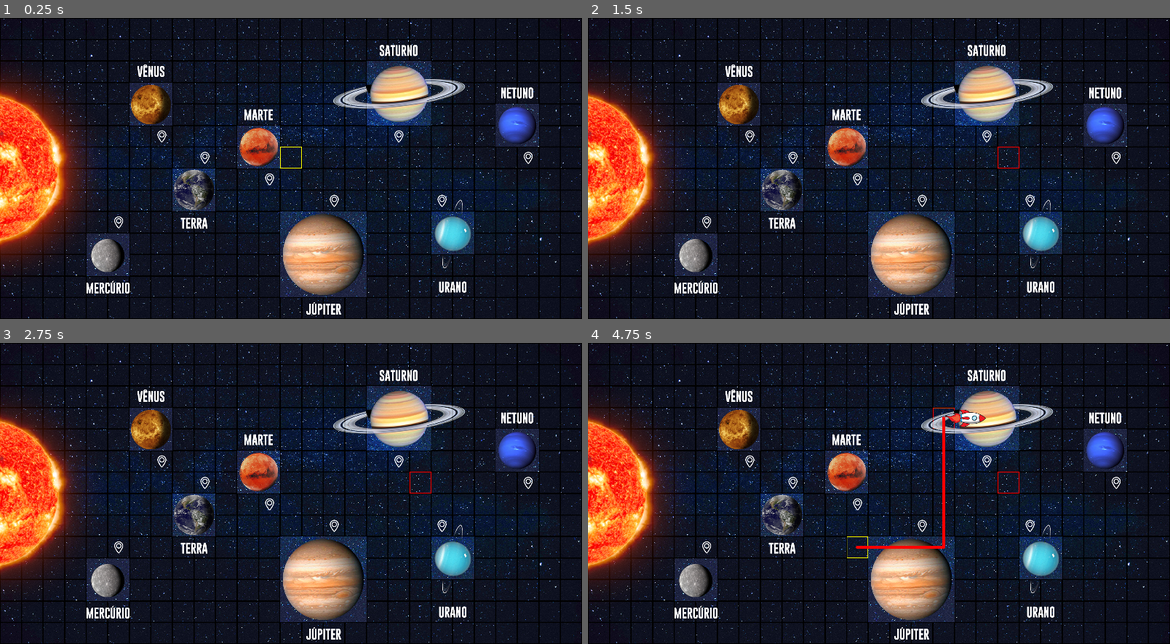
Above: before the commit, frames 1-4 (two rows, left to right).
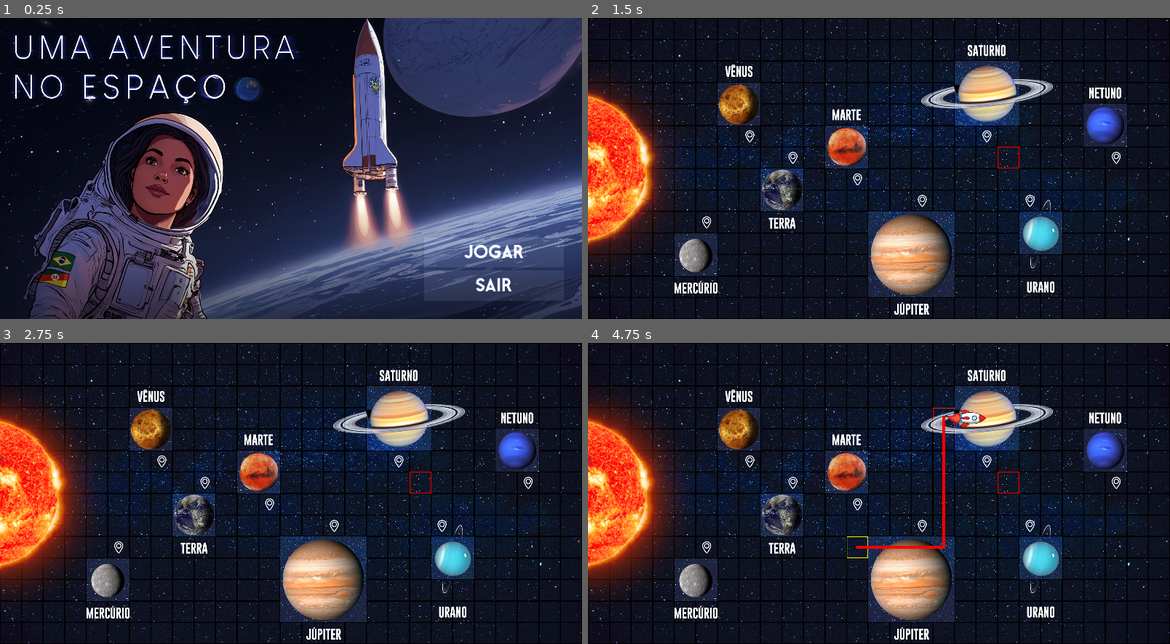
Above: after the commit, the same moments.

Repository: Equiel-1703/jogo-ExpPC
Game: Godot game, scene res://scenes/main_screen.tscn
Two runs of this game, one before a commit and one after it. Both use one fixed random seed, a clock stepped at 60 frames per second and the inputs below. Before the commit the project starts from res://levels/level_1.tscn.
Inputs (mouse positions are in pixels of both pictures, inside the frame that each line leads up to):
- Up to frame 1 (0.25 s): no input
- Up to frame 2 (1.5 s): click (1082, 252) at 0.5 s, where only the run after the commit has a clickable "Jogar"; tap Enter at 1.25 s; move the mouse to (1007, 153) at 1.27 s; press the mouse at (1007, 153) at 1.28 s; hold Right (ui_right) from 1.28 s (still down)
- Up to frame 3 (2.75 s): tap Space at 2 s; move the mouse to (174, 508) at 2.02 s; release Right (ui_right) at 2.03 s; release the mouse at (174, 508) at 2.03 s; click (174, 508) at 2.1 s
- Up to frame 4 (4.75 s): tap Enter at 2.75 s; move the mouse to (937, 427) at 2.77 s; press the mouse at (937, 427) at 2.78 s; hold Right (ui_right) 2.78-4.25 s; tap Space at 3.5 s; move the mouse to (849, 553) at 3.52 s; release the mouse at (849, 553) at 3.53 s; click (849, 553) at 3.6 s; click "Ok" at 4.25 s

The runs differ from the first frame. In frame 1, 70% of the frame differs, in the area x 0-100%, y 0-100%; in frame 2, less than 0.1%; in frame 3, 1.7%; in frame 4, 1.7%.

Commit message:
Added main screen

Diff:
--- a/levels/level_1.tscn
+++ b/levels/level_1.tscn
@@ -106,7 +106,7 @@
 unique_name_in_owner = true
 default_color = Color(1, 0, 0, 1)
 joint_mode = 2
-begin_cap_mode = 2
+begin_cap_mode = 1
 end_cap_mode = 2
 
 [node name="Rocket" type="Sprite2D" parent="."]
--- a/project.godot
+++ b/project.godot
@@ -11,7 +11,7 @@
 [application]
 
 config/name="atividade-1-ExpPC"
-run/main_scene="res://levels/level_1.tscn"
+run/main_scene="res://scenes/main_screen.tscn"
 config/features=PackedStringArray("4.2", "Mobile")
 config/icon="res://icon.svg"
 
--- /dev/null
+++ b/scenes/main_screen.tscn
@@ -0,0 +1,60 @@
+[gd_scene load_steps=7 format=3 uid="uid://bbap2gx8e7xb6"]
+
+[ext_resource type="Script" path="res://scripts/main_screen.gd" id="1_4o7tt"]
+[ext_resource type="Texture2D" uid="uid://bhk673yex75io" path="res://res/CAPA.jpg" id="1_qiql0"]
+[ext_resource type="FontFile" uid="uid://bci6fkabidcfe" path="res://fonts/Warzone.ttf" id="2_bkjom"]
+
+[sub_resource type="CanvasItemMaterial" id="CanvasItemMaterial_lyvy7"]
+blend_mode = 1
+
+[sub_resource type="StyleBoxFlat" id="StyleBoxFlat_0ndo1"]
+bg_color = Color(0.6, 0.6, 0.6, 0.117647)
+
+[sub_resource type="CanvasItemMaterial" id="CanvasItemMaterial_railc"]
+blend_mode = 1
+
+[node name="MainScreen" type="Control"]
+layout_mode = 3
+anchors_preset = 15
+anchor_right = 1.0
+anchor_bottom = 1.0
+grow_horizontal = 2
+grow_vertical = 2
+script = ExtResource("1_4o7tt")
+
+[node name="TextureRect" type="TextureRect" parent="."]
+layout_mode = 0
+offset_right = 1923.0
+offset_bottom = 980.0
+texture = ExtResource("1_qiql0")
+expand_mode = 3
+stretch_mode = 4
+
+[node name="VBoxContainer" type="VBoxContainer" parent="."]
+layout_mode = 0
+offset_left = 1377.0
+offset_top = 714.0
+offset_right = 1832.0
+offset_bottom = 920.0
+theme_override_constants/separation = 10
+
+[node name="Jogar" type="Button" parent="VBoxContainer"]
+material = SubResource("CanvasItemMaterial_lyvy7")
+layout_mode = 2
+size_flags_vertical = 3
+theme_override_fonts/font = ExtResource("2_bkjom")
+theme_override_font_sizes/font_size = 50
+theme_override_styles/normal = SubResource("StyleBoxFlat_0ndo1")
+text = "Jogar"
+
+[node name="Sair" type="Button" parent="VBoxContainer"]
+material = SubResource("CanvasItemMaterial_railc")
+layout_mode = 2
+size_flags_vertical = 3
+theme_override_fonts/font = ExtResource("2_bkjom")
+theme_override_font_sizes/font_size = 50
+theme_override_styles/normal = SubResource("StyleBoxFlat_0ndo1")
+text = "Sair"
+
+[connection signal="pressed" from="VBoxContainer/Jogar" to="." method="_on_jogar_pressed"]
+[connection signal="pressed" from="VBoxContainer/Sair" to="." method="_on_sair_pressed"]
--- /dev/null
+++ b/scripts/main_screen.gd
@@ -0,0 +1,8 @@
+extends Control
+
+func _on_jogar_pressed():
+	get_tree().change_scene_to_file("res://levels/level_1.tscn")
+
+
+func _on_sair_pressed():
+	get_tree().quit()
Binary file added: fonts/Warzone.ttf
Not shown, added: fonts/Warzone.ttf.import
Binary file added: res/CAPA.jpg
Not shown, added: res/CAPA.jpg.import
